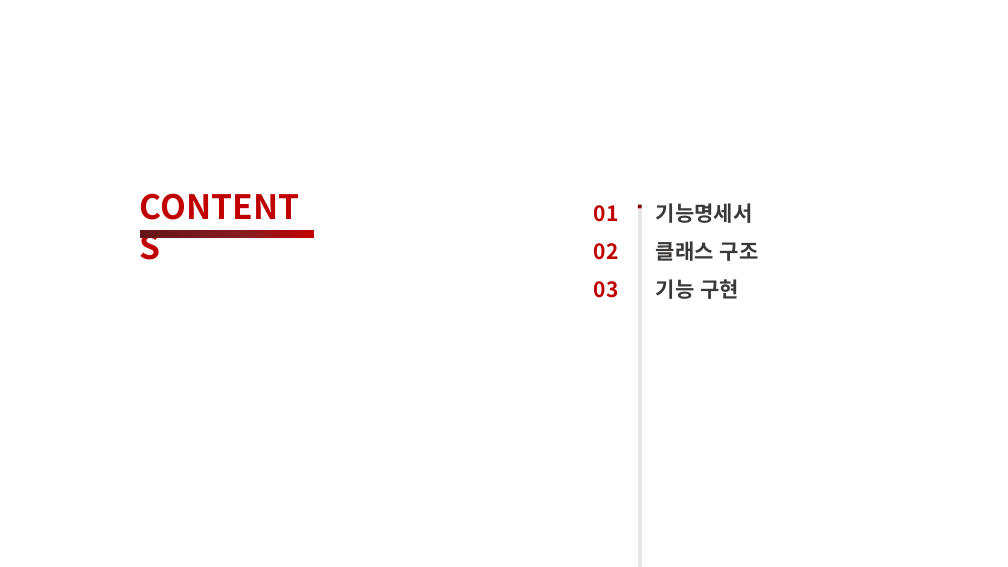
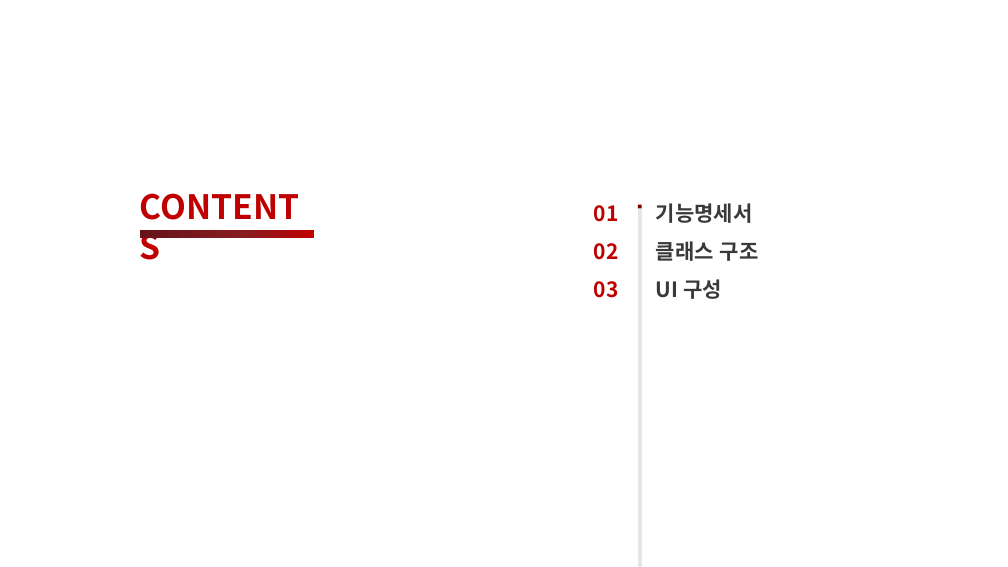
Before and after one commit to jeonsanghoon602/ATI_Calculator_jsh, a slide deck: slide 3 of 2차 과제 발표 20241028.pptx. Drawn at 1008x567 pixels with LibreOffice and Linux fonts; fonts in the diff are those of the drawing; background and template pictures are left out. Boxes give left, top, right and bottom in pixels: in the first picture for what was removed or moved away, otherwise in the second. Text is boxed around its words. In the diff, an @@ line names an element or a change of style, - is before the commit and + after.

```diff
--- a/2차 과제 발표 20241028.pptx
+++ b/2차 과제 발표 20241028.pptx
@@ text at (656, 203, 759, 299): text changed @@
-기능명세서
-클래스 구조
-기능 구현
+기능명세서
+클래스 구조
+UI 구성
```
Also in this commit, not shown: 1 other slide changed, 8 slides added, 1 slide removed, 3 other files.
